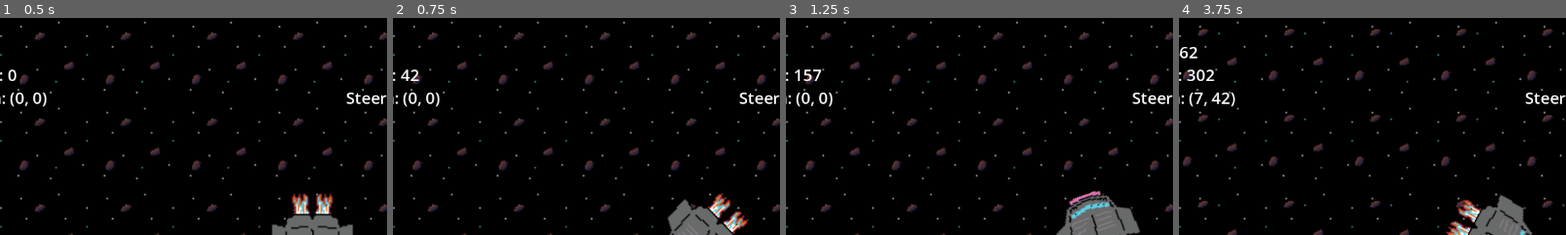
Above: before the commit, frames 1-4 (left to right).
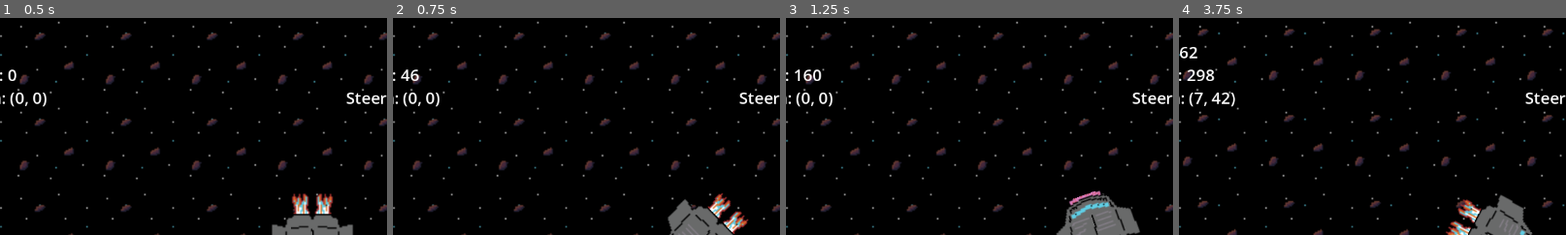
Above: after the commit, the same moments.

Repository: bingecraft-net/sandbox
Game: Godot game, scene res://node_2d.tscn
Two runs of this game, one before a commit and one after it. Both use one fixed random seed, a clock stepped at 60 frames per second and the inputs below.
Inputs:
- Up to frame 1 (0.5 s): no input
- Up to frame 2 (0.75 s): tap Enter at 0.5 s; hold Right (ui_right) from 0.53 s (still down)
- Up to frame 3 (1.25 s): keep holding Right (ui_right)
- Up to frame 4 (3.75 s): release Right (ui_right) at 1.28 s; hold Down (ui_down) 1.28-2.03 s; hold Right (ui_right) 2.03-2.78 s; hold Up (ui_up) 2.78-3.53 s; hold Left (ui_left) from 3.53 s (still down)
The pictures show only the part of the screen within x 10-59%, y 0-50%; the shares and areas given below are measured in that part.

Frame 1 is identical in both runs. In frame 2, less than 0.1% of the frame differs, in the area x 4-7%, y 23-30%; in frame 3, 0.1%; in frame 4, 0.2%, in the area x 2-10%, y 23-30%.

Commit message:
move cargo state to ship, and extract hud text builder script

Diff:
--- a/node_2d.gd
+++ b/node_2d.gd
@@ -5,36 +5,18 @@
 func _ready() -> void:
 	pass # Replace with function body.
 
-var cargo = {}
-
-var lookup = {
-	Vector2i(0, 0): "Dense ore",
-	Vector2i(1, 0): "Ore",
-	Vector2i(2, 0): "Trace ore",
-	Vector2i(3, 0): "Medium",
-}
+@export var ship : Node2D
 
 # Called every frame. 'delta' is the elapsed time since the previous frame.
 func _process(delta: float) -> void:
 	var brush_diameter = 4
-	var tl = $RigidBody2D.position / 16 - Vector2.ONE * brush_diameter / 2
+	var tl = ship.position / 16 - Vector2.ONE * brush_diameter / 2
 	for index in range(brush_diameter * brush_diameter):
 		var coords = tl + Vector2(index % brush_diameter, index / brush_diameter)
 		var atlas_coords = 	$TileMapLayer.get_cell_atlas_coords(coords)
 		if atlas_coords != Vector2i(-1, -1):
-			var amount = cargo.get(atlas_coords)
+			var amount = ship.cargo.get(atlas_coords)
 			if not amount:
 				amount = 0
-			cargo.set(atlas_coords, amount + 1)
+			ship.cargo.set(atlas_coords, amount + 1)
 			$TileMapLayer.set_cell(coords)
-
-	var text_lines = []
-	text_lines.append("Ship:")
-	text_lines.append("  Speed: %.0f" % $RigidBody2D.linear_velocity.length())
-	text_lines.append("  Heading: %.0f" % ($RigidBody2D/TileMapLayer.rotation_degrees))
-	text_lines.append("  Location: %.0v" % ($RigidBody2D.position / 16))
-	text_lines.append("  Cargo:")
-	for key in cargo:
-		text_lines.append("    %s: %s" % [lookup.get(key) if key in lookup else key, cargo.get(key)])
-
-	$CanvasLayer/Control/RichTextLabel.text = "[font_size=24]%s[/font_size]" % "\n".join(text_lines)
--- a/node_2d.tscn
+++ b/node_2d.tscn
@@ -7,6 +7,7 @@
 [ext_resource type="Texture2D" uid="uid://cqdq4p0sgcnw3" path="res://sprite/Sprite-0002.png" id="4_0hol4"]
 [ext_resource type="Texture2D" uid="uid://cb2gxxu7lgxih" path="res://sprite/Sprite-0003.png" id="5_q6r6c"]
 [ext_resource type="Script" uid="uid://dcxet4k02kvew" path="res://camera_2d.gd" id="7_d21ai"]
+[ext_resource type="Script" uid="uid://cnjbi8ick15o7" path="res://rich_text_label_hud.gd" id="8_rj586"]
 
 [sub_resource type="TileSetAtlasSource" id="TileSetAtlasSource_0e48y"]
 texture = ExtResource("1_wtcfe")
@@ -59,8 +60,9 @@
 
 [sub_resource type="CircleShape2D" id="CircleShape2D_wtcfe"]
 
-[node name="Node2D" type="Node2D" unique_id=190777238]
+[node name="Node2D" type="Node2D" unique_id=190777238 node_paths=PackedStringArray("ship")]
 script = ExtResource("1_epypp")
+ship = NodePath("RigidBody2D")
 
 [node name="Parallax2D-BlackField" type="Parallax2D" parent="." unique_id=1029100760]
 scroll_scale = Vector2(0, 0)
@@ -109,11 +111,13 @@
 grow_horizontal = 2
 grow_vertical = 2
 
-[node name="RichTextLabel" type="RichTextLabel" parent="CanvasLayer/Control" unique_id=1123841733]
+[node name="RichTextLabel-HUD" type="RichTextLabel" parent="CanvasLayer/Control" unique_id=1123841733 node_paths=PackedStringArray("ship")]
 layout_mode = 0
 offset_right = 537.0
 offset_bottom = 536.0
 bbcode_enabled = true
+script = ExtResource("8_rj586")
+ship = NodePath("../../../RigidBody2D")
 
 [node name="RichTextLabel-Controls" type="RichTextLabel" parent="CanvasLayer/Control" unique_id=1917671431]
 layout_mode = 1
--- /dev/null
+++ b/rich_text_label_hud.gd
@@ -0,0 +1,29 @@
+extends RichTextLabel
+
+@export var ship : Node2D
+
+# Called when the node enters the scene tree for the first time.
+func _ready() -> void:
+	pass # Replace with function body.
+
+
+# Called every frame. 'delta' is the elapsed time since the previous frame.
+func _process(delta: float) -> void:
+	var text_lines = []
+	text_lines.append("Ship:")
+	text_lines.append("  Speed: %.0f" % ship.linear_velocity.length())
+	text_lines.append("  Heading: %.0f" % (ship.get_node("TileMapLayer").rotation_degrees))
+	text_lines.append("  Location: %.0v" % (ship.position / 16))
+	text_lines.append("  Cargo:")
+	for key in ship.cargo:
+		text_lines.append("    %s: %s" % [lookup.get(key) if key in lookup else key, ship.cargo.get(key)])
+
+	text = "[font_size=24]%s[/font_size]" % "\n".join(text_lines)
+
+
+var lookup = {
+	Vector2i(0, 0): "Ore (Dense)",
+	Vector2i(1, 0): "Ore",
+	Vector2i(2, 0): "Ore (Trace)",
+	Vector2i(3, 0): "Medium",
+}
--- a/rigid_body_2d.gd
+++ b/rigid_body_2d.gd
@@ -9,6 +9,8 @@
 @export var top_speed = 384
 @export var brake = 2
 @export var steer = 4
+
+var cargo = {}
 
 # Called every frame. 'delta' is the elapsed time since the previous frame.
 func _process(delta: float) -> void:
Not shown, added: rich_text_label_hud.gd.uid
